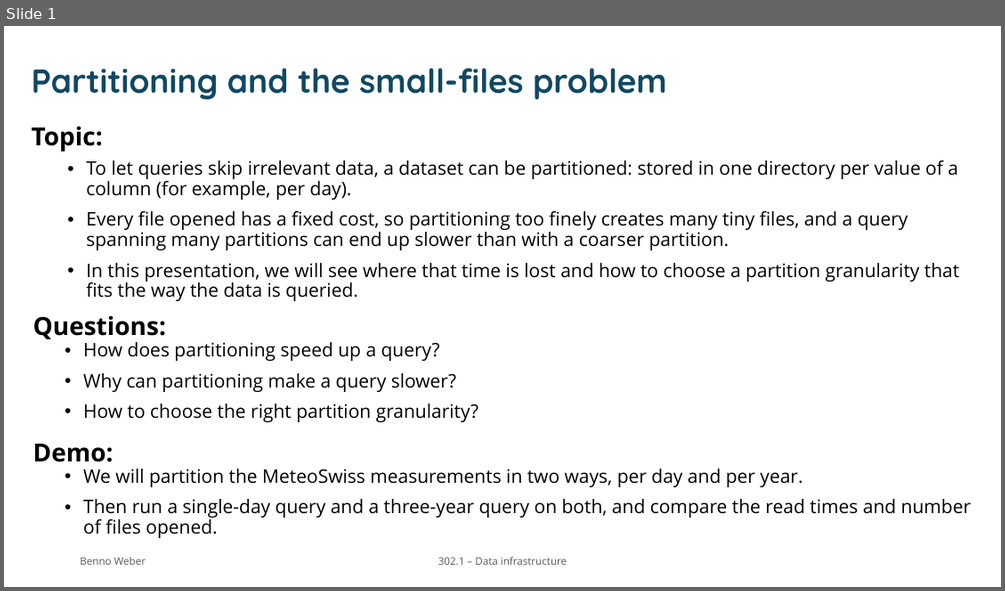
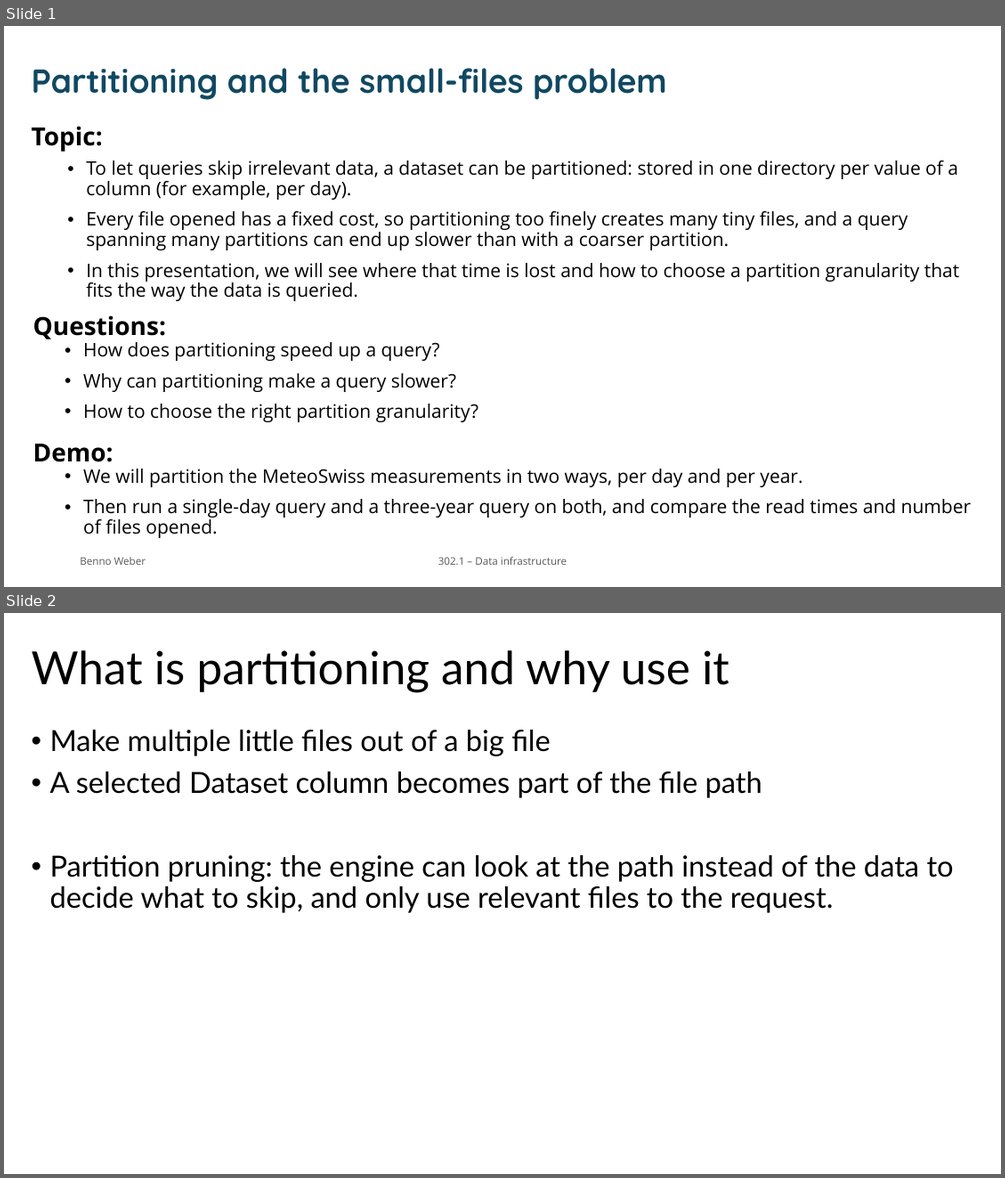
Before and after one commit to Neb5384/partitioning, a slide deck: presentation.pptx. Shown one above the other, each under a label of ours: slide 1 before the commit, slides 1 and 2 after it. The pictures are 1005x591 and 1005x1178 pixels, drawn with LibreOffice and Linux fonts; fonts in the diff are those of the drawing; background and template pictures are left out. Boxes give left, top, right and bottom in pixels: in the first picture for what was removed or moved away, otherwise in the second. Text is boxed around its words. In the diff, an @@ line names an element or a change of style, - is before the commit and + after.

Commit message:
fix: now pruning correctly

```diff
--- a/presentation.pptx
+++ b/presentation.pptx
@@ slide 2 added at bbox=[4, 613, 1001, 1174], background #FFFFFF @@
@@ title added at bbox=[32, 650, 729, 693], 44 pt, text #000000 @@
+What is partitioning and why use it
@@ text added at bbox=[50, 730, 954, 913], 28 pt, text #000000 @@
+• Make multiple little files out of a big file
+• A selected Dataset column becomes part of the file path
+• Partition pruning: the engine can look at the path instead of the data to decide what to skip, and only use relevant files to the request.
```
Also in this commit, not shown: 1 other slide added, 1 other file.
